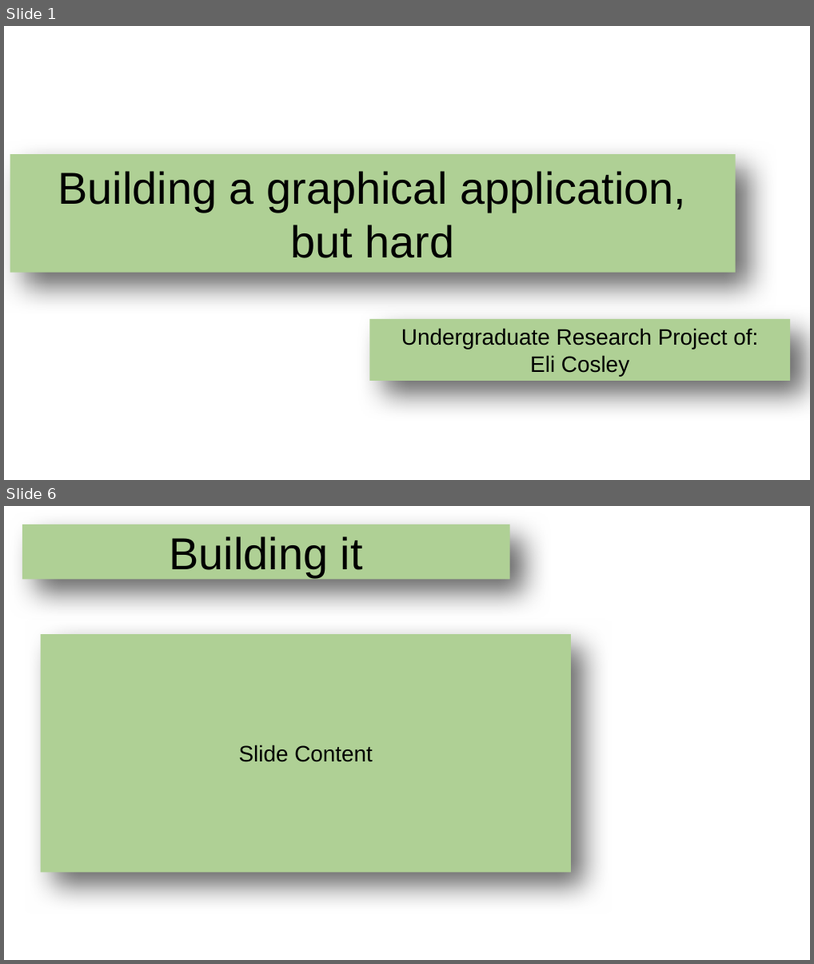
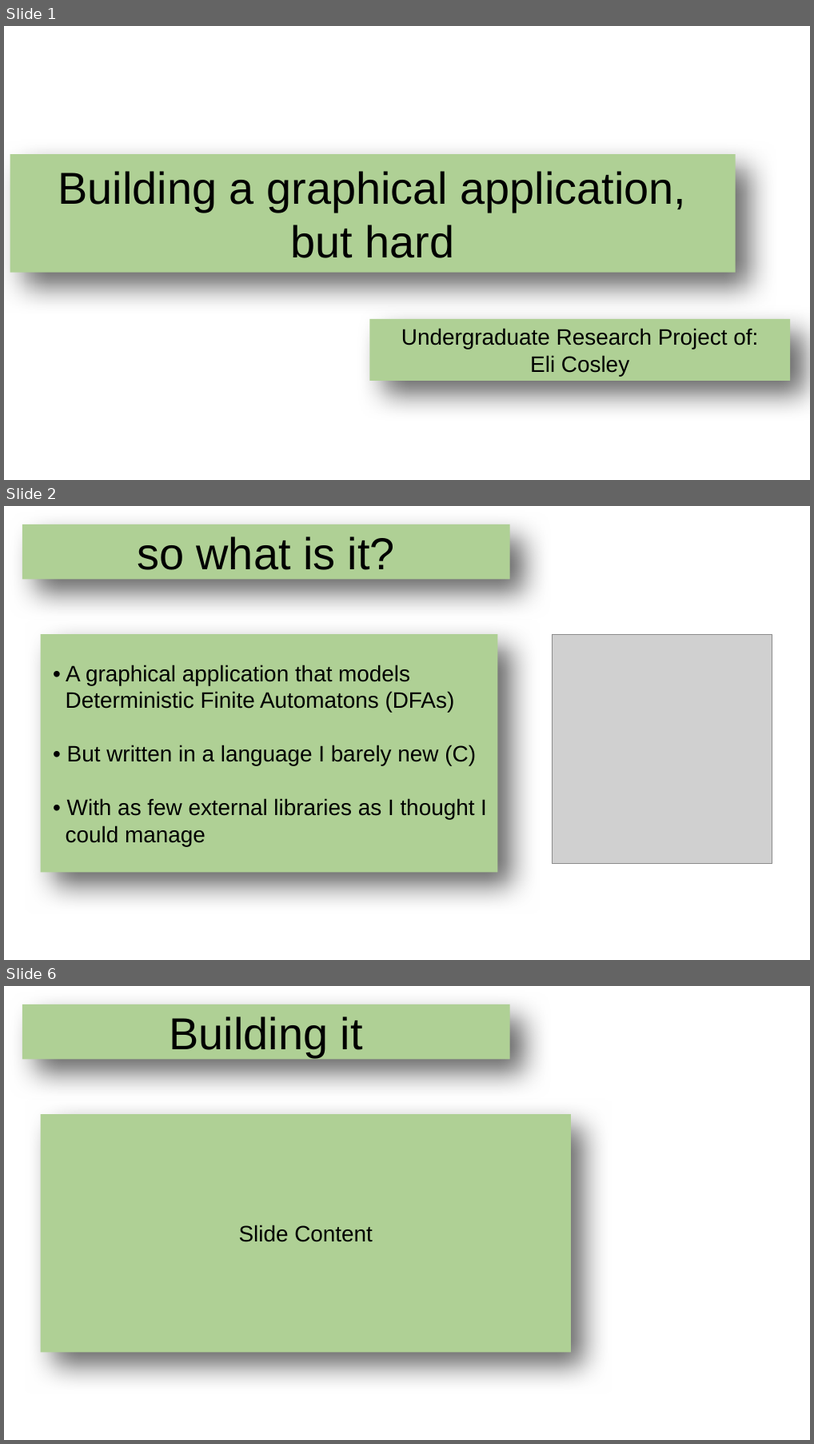
Before and after one commit to echoofskyz/ugrproj, a slide deck: docs/presentation.odp. Shown one above the other, each under a label of ours: slides 1 and 6 before the commit, slides 1, 2 and 6 after it; the slides between them are not shown. The pictures are 814x964 and 814x1444 pixels, drawn with LibreOffice and Linux fonts; fonts in the diff are those of the drawing; grey boxes stand for pictures; background and template pictures are left out. Boxes give left, top, right and bottom in pixels: in the first picture for what was removed or moved away, otherwise in the second. Text is boxed around its words. In the diff, an @@ line names an element or a change of style, - is before the commit and + after.

```diff
--- a/docs/presentation.odp
+++ b/docs/presentation.odp
@@ slide 2 added at (x1=4, y1=506, x2=810, y2=960), background picture (left out) @@
@@ title added at (x1=22, y1=524, x2=510, y2=579), fill #AFD095, 44 pt, text #000000 @@
+so what is it?
@@ title added at (x1=41, y1=634, x2=498, y2=872), fill #AFD095, 22 pt, text #000000 @@
+• A graphical application that models
+Deterministic Finite Automatons (DFAs)
+• But written in a language I barely new (C)
+• With as few external libraries as I thought I
+could manage
@@ picture added at (x1=553, y1=634, x2=772, y2=864) @@
```
Also in this commit, not shown: 3 slides changed, 2 other slides added, 3 slides removed.
